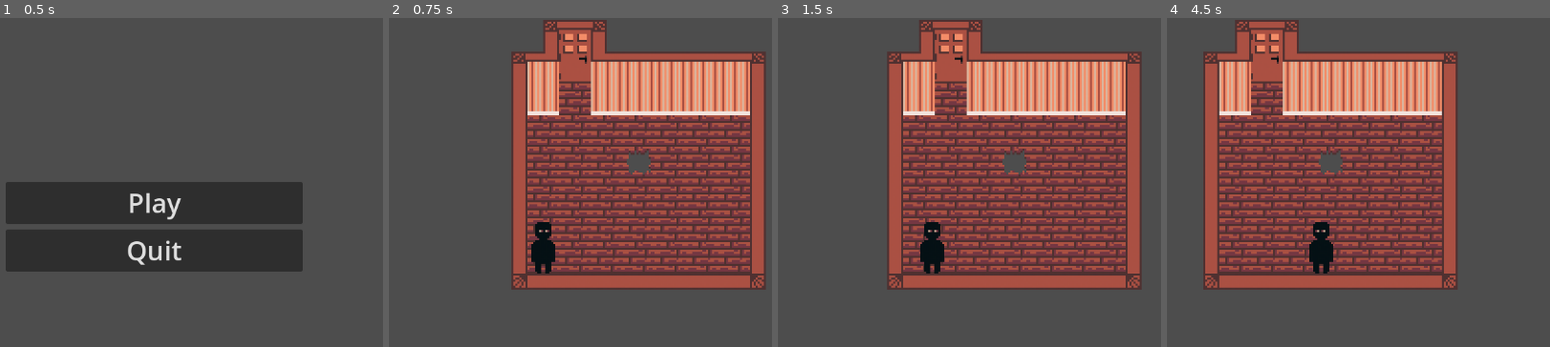
Above: before the commit, frames 1-4 (left to right).
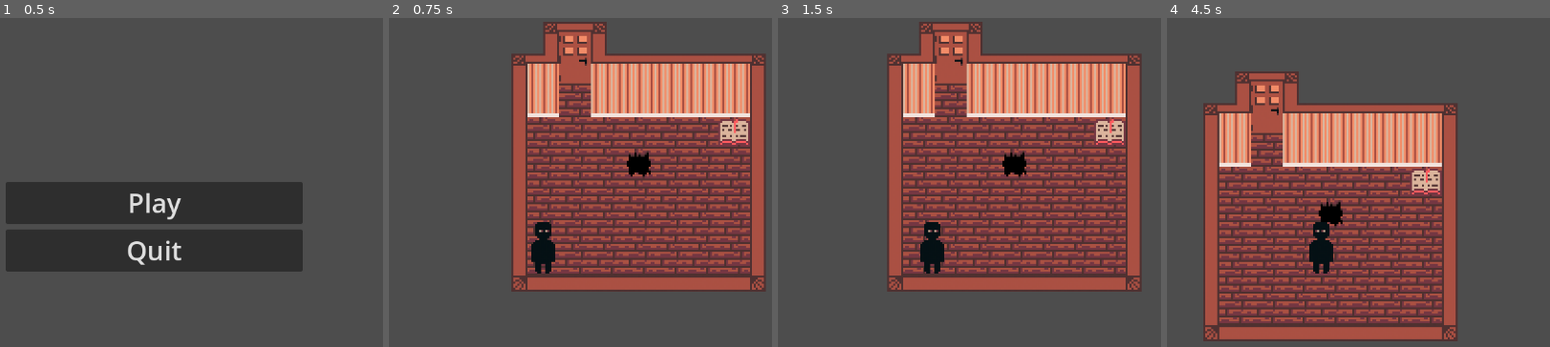
Above: after the commit, the same moments.

Repository: Mathinfernal/MyHungrySister
Game: Godot game, scene res://scenes/menu.tscn
Same seed, same stepped clock (60 frames per second), same inputs: the game is played once before the commit and once after it.
Inputs:
- Up to frame 1 (0.5 s): no input
- Up to frame 2 (0.75 s): click "Play" at 0.5 s
- Up to frame 3 (1.5 s): tap Enter at 1.25 s; hold Right (ui_right) from 1.28 s (still down)
- Up to frame 4 (4.5 s): release Right (ui_right) at 2.03 s; hold Down (ui_down) 2.03-2.78 s; hold Right (ui_right) 2.78-3.53 s; hold Up (ui_up) 3.53-4.28 s; hold Left (ui_left) from 4.28 s (still down)

Frame 1 is identical in both runs. In frame 2, 23% of the frame differs, in the area x 31-99%, y 0-84%; in frame 3, 23%; in frame 4, 50%, in the area x 9-76%, y 0-99%.

Commit message:
Player Room
Added the room for the player

Diff:
--- a/scenes/house.tscn
+++ b/scenes/house.tscn
@@ -1,69 +1,128 @@
-[gd_scene load_steps=8 format=4 uid="uid://c2vmeelyffwjq"]
+[gd_scene load_steps=14 format=4 uid="uid://c2vmeelyffwjq"]
 
+[ext_resource type="Texture2D" uid="uid://cjbp5mg8qn2ru" path="res://ressources/spritesheets/tileset_void.png" id="1_3bgk5"]
 [ext_resource type="PackedScene" uid="uid://bxjy6t3ruosu5" path="res://scenes/player.tscn" id="1_d7po0"]
 [ext_resource type="Texture2D" uid="uid://bj5n3p2oi62el" path="res://ressources/spritesheets/tileset_house.png" id="1_qtlar"]
 [ext_resource type="Texture2D" uid="uid://cue8vno384e1q" path="res://ressources/spritesheets/tileset_walls.png" id="2_rk7hg"]
+[ext_resource type="Texture2D" uid="uid://vjc775mbyenr" path="res://ressources/spritesheets/tileset_fournitures.png" id="2_se78b"]
+
+[sub_resource type="TileSetAtlasSource" id="TileSetAtlasSource_f74lx"]
+texture = ExtResource("1_3bgk5")
+0:0/0 = 0
+
+[sub_resource type="TileSet" id="TileSet_ptc3g"]
+sources/0 = SubResource("TileSetAtlasSource_f74lx")
 
 [sub_resource type="TileSetAtlasSource" id="TileSetAtlasSource_rk7hg"]
 texture = ExtResource("1_qtlar")
 0:0/0 = 0
+0:0/0/physics_layer_0/polygon_0/points = PackedVector2Array(-8, -8, 8, -8, 8, 8, -8, 8)
 1:0/0 = 0
+1:0/0/physics_layer_0/polygon_0/points = PackedVector2Array(-8, -8, 8, -8, 8, 8, -8, 8)
 2:0/0 = 0
+2:0/0/physics_layer_0/polygon_0/points = PackedVector2Array(-8, -8, 8, -8, 8, 8, -8, 8)
 3:0/0 = 0
+3:0/0/physics_layer_0/polygon_0/points = PackedVector2Array(-8, -8, 8, -8, 8, 8, -8, 8)
 0:1/0 = 0
+0:1/0/physics_layer_0/polygon_0/points = PackedVector2Array(-8, -8, 8, -8, 8, 8, -8, 8)
 1:1/0 = 0
 2:1/0 = 0
+2:1/0/physics_layer_0/polygon_0/points = PackedVector2Array(-8, -8, 8, -8, 8, 8, -8, 8)
 3:1/0 = 0
+3:1/0/physics_layer_0/polygon_0/points = PackedVector2Array(-8, -8, 8, -8, 8, 8, -8, 8)
 0:2/0 = 0
+0:2/0/physics_layer_0/polygon_0/points = PackedVector2Array(-8, -8, 8, -8, 8, 8, -8, 8)
 1:2/0 = 0
+1:2/0/physics_layer_0/polygon_0/points = PackedVector2Array(-8, -8, 8, -8, 8, 8, -8, 8)
 2:2/0 = 0
+2:2/0/physics_layer_0/polygon_0/points = PackedVector2Array(-8, -8, 8, -8, 8, 8, -8, 8)
 3:2/0 = 0
+3:2/0/physics_layer_0/polygon_0/points = PackedVector2Array(-8, -8, 8, -8, 8, 8, -8, 8)
 0:3/0 = 0
+0:3/0/physics_layer_0/polygon_0/points = PackedVector2Array(-8, -8, 8, -8, 8, 8, -8, 8)
 1:3/0 = 0
+1:3/0/physics_layer_0/polygon_0/points = PackedVector2Array(-8, -8, 8, -8, 8, 8, -8, 8)
 2:3/0 = 0
+2:3/0/physics_layer_0/polygon_0/points = PackedVector2Array(-8, -8, 8, -8, 8, 8, -8, 8)
 3:3/0 = 0
-4:3/0 = 0
-5:3/0 = 0
-5:1/size_in_atlas = Vector2i(1, 2)
-5:1/0 = 0
-5:1/0/texture_origin = Vector2i(0, 8)
-6:1/size_in_atlas = Vector2i(1, 2)
-6:1/0 = 0
-6:1/0/texture_origin = Vector2i(0, 8)
+3:3/0/physics_layer_0/polygon_0/points = PackedVector2Array(-8, -8, 8, -8, 8, 8, -8, 8)
 7:1/size_in_atlas = Vector2i(1, 2)
 7:1/0 = 0
-4:1/size_in_atlas = Vector2i(1, 2)
-4:1/0 = 0
-4:1/0/texture_origin = Vector2i(0, 8)
+4:3/0 = 0
 
 [sub_resource type="TileSet" id="TileSet_se78b"]
+physics_layer_0/collision_layer = 1
 sources/1 = SubResource("TileSetAtlasSource_rk7hg")
+
+[sub_resource type="TileSetAtlasSource" id="TileSetAtlasSource_3bgk5"]
+texture = ExtResource("2_se78b")
+1:2/0 = 0
+1:2/0/physics_layer_0/polygon_0/points = PackedVector2Array(-8, -4.97475, -3.85797, -7.00526, 0, -5.99001, 3.45187, -6.90374, 8, -4.87323, 8, 7.00526, 3.45187, 5.99001, 0.000966549, 6.95451, -3.75644, 5.88848, -8, 6.90374)
+0:0/size_in_atlas = Vector2i(1, 2)
+0:0/0 = 0
+0:0/0/texture_origin = Vector2i(0, 8)
+0:0/0/physics_layer_0/polygon_0/points = PackedVector2Array(-8, -8, 8, -8, 8, 8, -8, 8)
+1:0/size_in_atlas = Vector2i(1, 2)
+1:0/0 = 0
+1:0/0/texture_origin = Vector2i(0, 8)
+1:0/0/physics_layer_0/polygon_0/points = PackedVector2Array(-8, -8, -3.95689, -8, -4.13675, 8, -8, 8)
+2:0/size_in_atlas = Vector2i(1, 2)
+2:0/0 = 0
+2:0/0/texture_origin = Vector2i(0, 8)
+2:0/0/physics_layer_0/polygon_0/points = PackedVector2Array(-8, -8, 8, -8, 8, 8, -8, 8)
+
+[sub_resource type="TileSet" id="TileSet_f74lx"]
+physics_layer_0/collision_layer = 1
+sources/0 = SubResource("TileSetAtlasSource_3bgk5")
 
 [sub_resource type="TileSetAtlasSource" id="TileSetAtlasSource_se78b"]
 texture = ExtResource("2_rk7hg")
 0:0/0 = 0
+0:0/0/physics_layer_0/polygon_0/points = PackedVector2Array(-8, -8, 8, -8, 8, 8, -8, 8)
 1:0/0 = 0
+1:0/0/physics_layer_0/polygon_0/points = PackedVector2Array(-8, -8, 8, -8, 8, 8, -8, 8)
 2:0/0 = 0
+2:0/0/physics_layer_0/polygon_0/points = PackedVector2Array(-8, -8, 8, -8, 8, 8, -8, 8)
 3:0/0 = 0
+3:0/0/physics_layer_0/polygon_0/points = PackedVector2Array(-8, -8, 8, -8, 8, 8, -8, 8)
 4:0/0 = 0
+4:0/0/physics_layer_0/polygon_0/points = PackedVector2Array(-8, -8, 8, -8, 8, 8, -8, 8)
 0:1/0 = 0
+0:1/0/physics_layer_0/polygon_0/points = PackedVector2Array(-8, -8, 8, -8, 8, 8, -8, 8)
 1:1/0 = 0
+1:1/0/physics_layer_0/polygon_0/points = PackedVector2Array(-8, -8, 8, -8, 8, 8, -8, 8)
 2:1/0 = 0
+2:1/0/physics_layer_0/polygon_0/points = PackedVector2Array(-8, -8, 8, -8, 8, 8, -8, 8)
 3:1/0 = 0
+3:1/0/physics_layer_0/polygon_0/points = PackedVector2Array(-8, -8, 8, -8, 8, 8, -8, 8)
 4:1/0 = 0
+4:1/0/physics_layer_0/polygon_0/points = PackedVector2Array(-8, -8, 8, -8, 8, 8, -8, 8)
+3:2/0 = 0
+3:2/0/physics_layer_0/polygon_0/points = PackedVector2Array(-8, -8, 8, -8, 8, 8, -8, 8)
+4:2/0 = 0
+4:2/0/physics_layer_0/polygon_0/points = PackedVector2Array(-8, -8, 8, -8, 8, 8, -8, 8)
+1:2/0 = 0
+1:2/0/physics_layer_0/polygon_0/points = PackedVector2Array(-8, -8, 8, -8, 8, 8, -8, 8)
 2:2/0 = 0
-3:2/0 = 0
-4:2/0 = 0
-1:2/0 = 0
+2:2/0/physics_layer_0/polygon_0/points = PackedVector2Array(-8, -8, 8, -8, 8, 8, -8, 8)
 
 [sub_resource type="TileSet" id="TileSet_3bgk5"]
+physics_layer_0/collision_layer = 1
 sources/2 = SubResource("TileSetAtlasSource_se78b")
 
 [node name="House" type="Node2D"]
 
+[node name="Void" type="TileMapLayer" parent="."]
+tile_map_data = PackedByteArray("AAADAPz/AAAAAAAAAAA=")
+tile_set = SubResource("TileSet_ptc3g")
+
 [node name="Floor" type="TileMapLayer" parent="."]
-tile_map_data = PackedByteArray("AAAAAP//AQABAAEAAAAAAP7/AQA …(512 unchanged characters)… BAAEAAAAGAPz/AQABAAEAAAADAPz/AQADAAMAAAABAPn/AQAEAAEAAAA=")
+tile_map_data = PackedByteArray("AAAAAP//AQABAAEAAAAAAP7/AQA …(512 unchanged characters)… BAAEAAAAGAPz/AQABAAEAAAADAPz/AQADAAMAAAA=")
 tile_set = SubResource("TileSet_se78b")
+
+[node name="Fournitures" type="TileMapLayer" parent="."]
+tile_map_data = PackedByteArray("AAABAPn/AAAAAAAAAAAGAPv/AAABAAIAAAA=")
+tile_set = SubResource("TileSet_f74lx")
 
 [node name="Walls" type="TileMapLayer" parent="."]
 tile_map_data = PackedByteArray("AAACAPn/AgAAAAEAAAADAPn/AgACAAEAAAAEAPn/AgACAAEAAAAFAPn/AgACAAEAAAAGAPn/AgACAAEAAAAAAP …(528 unchanged characters)…
Binary file added: ressources/spritesheets/tileset_fournitures.png
Not shown, added: ressources/spritesheets/tileset_fournitures.png.import
Binary file changed: ressources/spritesheets/tileset_house.png
Binary file added: ressources/spritesheets/tileset_void.png
Not shown, added: ressources/spritesheets/tileset_void.png.import
